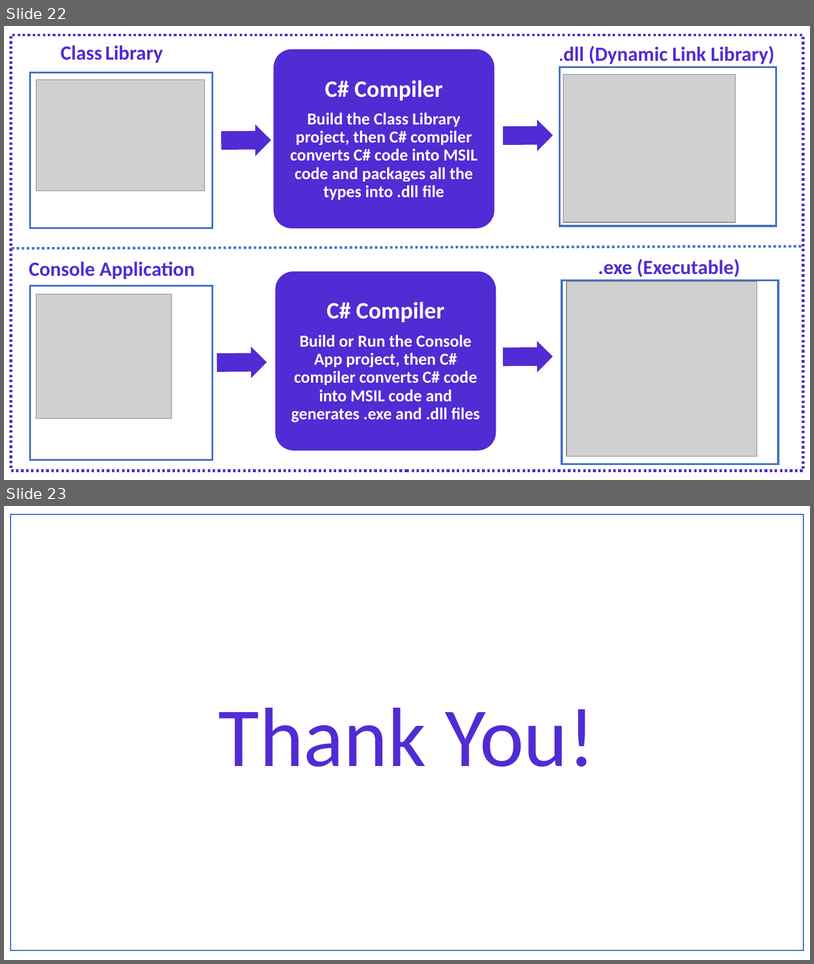
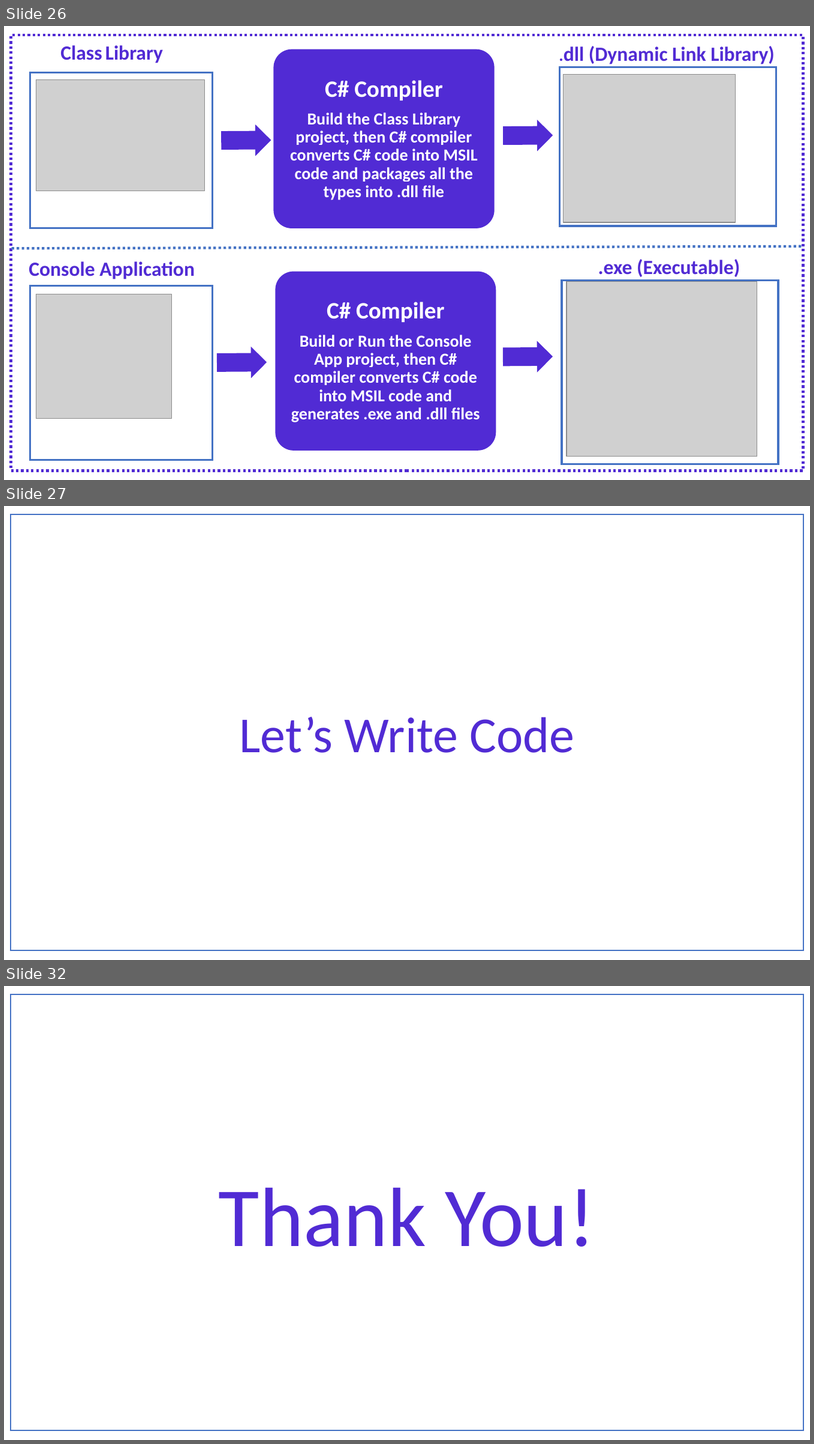
Before and after one commit to NaveenChittimalla/C-Sharp-Fundamentals, a slide deck: docs/C Sharp Programming Language - Fundaments.pptx. Shown one above the other, each under a label of ours: slides 22 and 23 before the commit, slides 26, 27 and 32 after it; the slides between them are not shown. The pictures are 814x964 and 814x1444 pixels, drawn with LibreOffice and Linux fonts; fonts in the diff are those of the drawing; grey boxes stand for pictures. Boxes give left, top, right and bottom in pixels: in the first picture for what was removed or moved away, otherwise in the second. Text is boxed around its words. In the diff, an @@ line names an element or a change of style, - is before the commit and + after.

```diff
--- a/docs/C Sharp Programming Language - Fundaments.pptx
+++ b/docs/C Sharp Programming Language - Fundaments.pptx
@@ slide 27 added at bbox=[4, 506, 810, 960], background #FFFFFF @@
@@ rectangle added at bbox=[11, 514, 804, 950], fill #FFFFFF, outline #4472C4 1 pt, 60 pt, text #512BD4 @@
+Let’s Write Code
@@ what was slide 22 is now slide 26 @@
@@ what was slide 23 is now slide 32 @@
```
Also in this commit, not shown: 2 slides changed, 8 other slides added, 1 other file.
